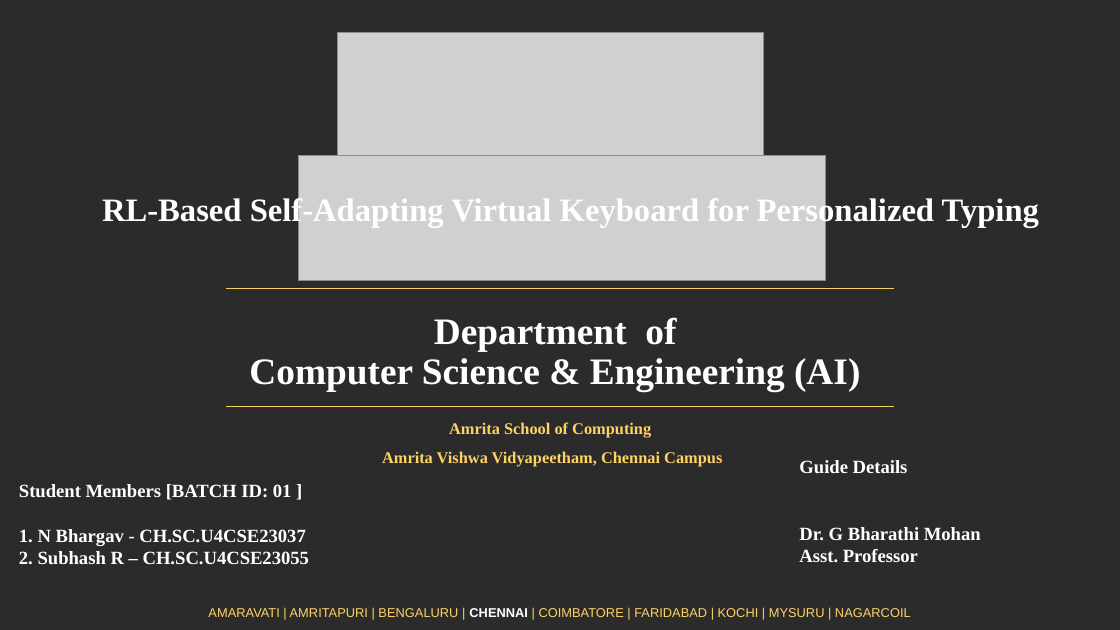
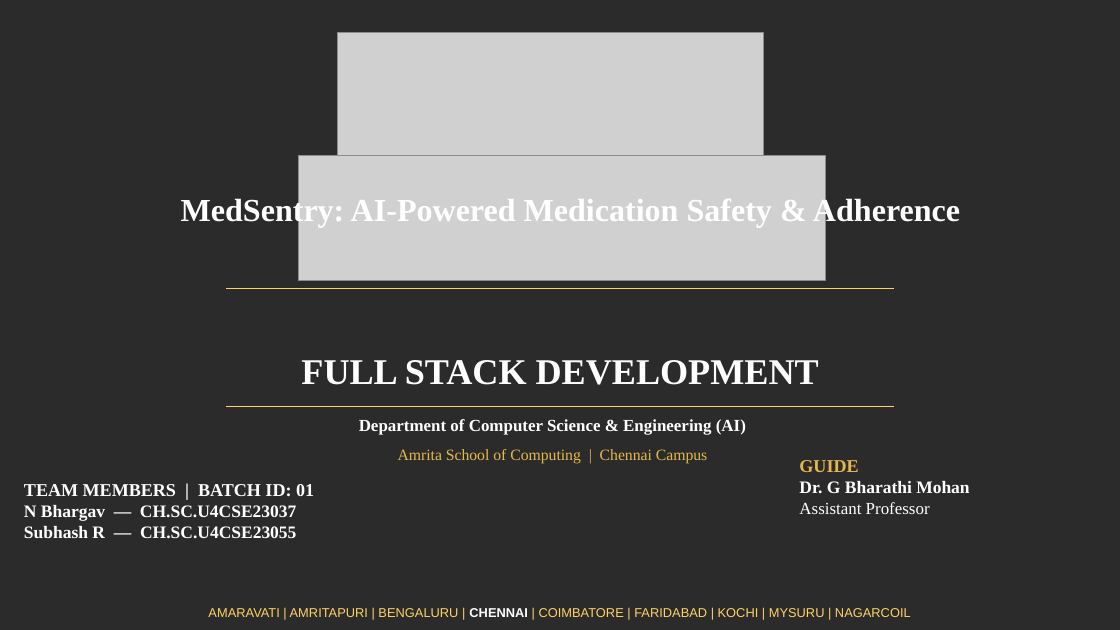
Before and after one commit to Subhash-777/MedSentry, a slide deck: slide 1 of medsentry_review.pptx. Drawn at 1120x630 pixels with LibreOffice and Linux fonts; fonts in the diff are those of the drawing; grey boxes stand for pictures; background and template pictures are left out; a plain dark background stands for a picture behind light text. Boxes give left, top, right and bottom in pixels: in the first picture for what was removed or moved away, otherwise in the second. Text is boxed around its words. In the diff, an @@ line names an element or a change of style, - is before the commit and + after.

Commit message:
feat: multimodal image scan vision fix, CDSCO formulary engine, evidence UI overhaul, and Batch C/D evaluation loops
- Fix multimodal image payload delivery in ai-router callGemini for active conversations
- Add visual packaging inspection prompt and post-inference CDSCO catalog resolution
- Add manual torch/flash control with blur lifecycle listener to ScanScreen
- Ingest Daflon 500mg into public.drugs and medication_formulary_india under Schedule H
- Redesign SourceAttributionCard with stacked layout, eliminating syllable word breaks
- Implement SafeMarkdown AST parser for clean clinical rendering in AI consultant chat
- Add Batch C clinical evaluation loop with 44 scenarios across 14 safety domains
- Add Batch D runtime security, JWT auth, RLS isolation, and source sanitization test suites
- Update README.md and Schema_Deviation_Log.md (Deviation #17)

```diff
--- a/medsentry_review.pptx
+++ b/medsentry_review.pptx
@@ text "MedSentry: AI-Powered Medication Safety & ..." at (181, 196, 960, 228): vertical alignment top to middle @@
@@ text at (181, 196, 960, 228): text changed; size 28 to 27.5 pt @@
-RL-Based Self-Adapting Virtual Keyboard for Personalized Typing
+MedSentry: AI-Powered Medication Safety & Adherence
@@ title at (301, 360, 819, 385): text changed; size 32 to 31 pt @@
-Department of
-Computer Science & Engineering (AI)
+FULL STACK DEVELOPMENT
@@ subtitle "Department of Computer Science & ..." at (359, 419, 746, 463): vertical alignment top to middle @@
@@ subtitle at (359, 419, 746, 463): text changed; size 14 to 14.5 pt; text colour #FFD264 to #FFFFFF @@
-Amrita School of Computing
-Amrita Vishwa Vidyapeetham, Chennai Campus
+Department of Computer Science & Engineering (AI)
+Amrita School of Computing | Chennai Campus
@@ text at (799, 460, 858, 472): text changed; size 16 to 15.5 pt; text colour #FFFFFF to #E6B84A @@
-Guide Details
+GUIDE
@@ text at (24, 484, 314, 538): text changed; size 16 to 15 pt @@
-Student Members [BATCH ID: 01 ]
-1. N Bhargav - CH.SC.U4CSE23037
-2. Subhash R – CH.SC.U4CSE23055
+TEAM MEMBERS | BATCH ID: 01
+N Bhargav — CH.SC.U4CSE23037
+Subhash R — CH.SC.U4CSE23055
@@ text at (799, 502, 930, 514): text changed; size 16 to 14.5 pt; bold off @@
-Asst. Professor
+Assistant Professor
@@ text at (799, 481, 969, 493): size 16 to 15 pt in "Dr. G Bharathi Mohan" @@
```
Also in this commit, not shown: 12 slides added, 12 slides removed, 27 other files.
